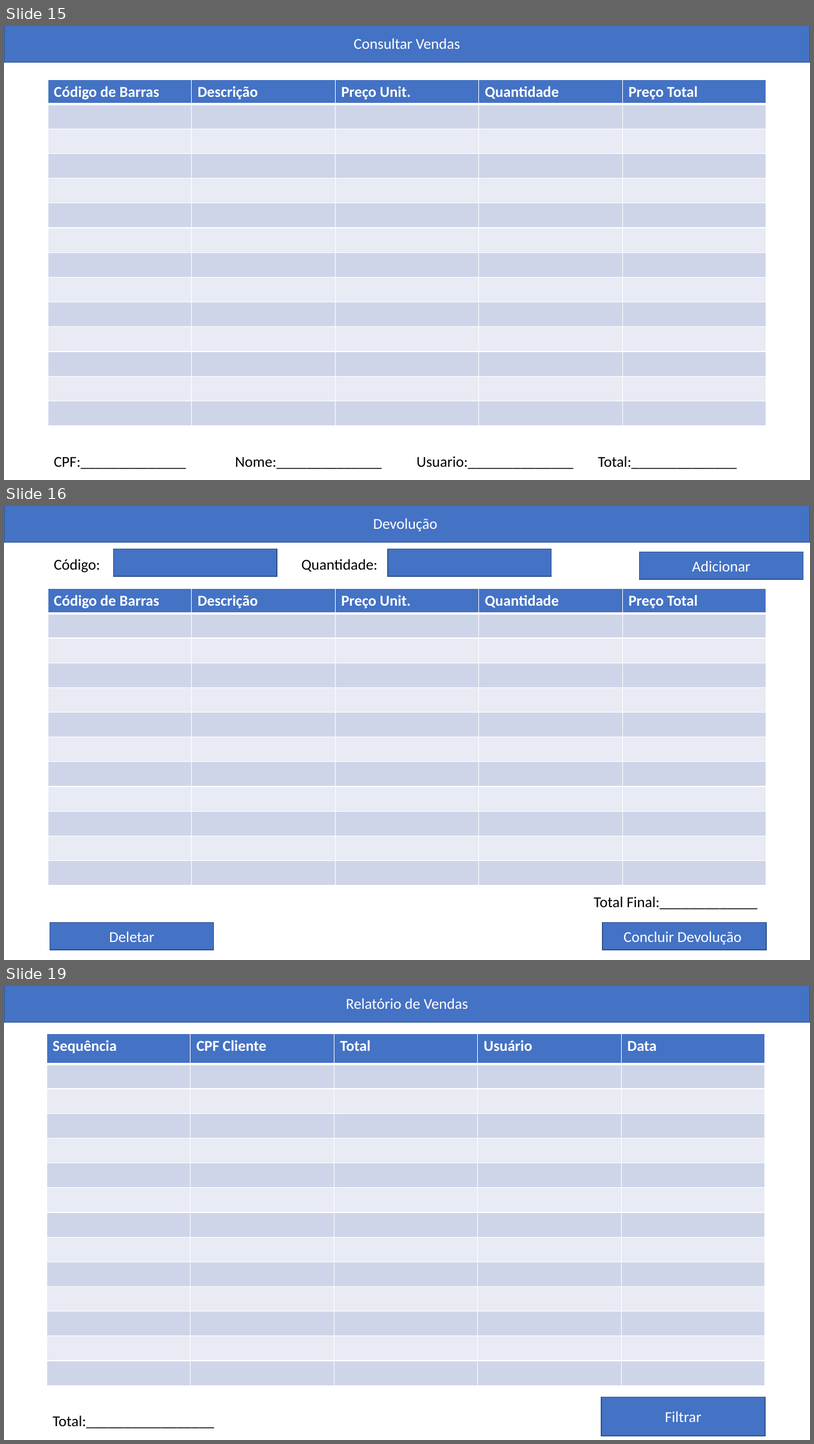
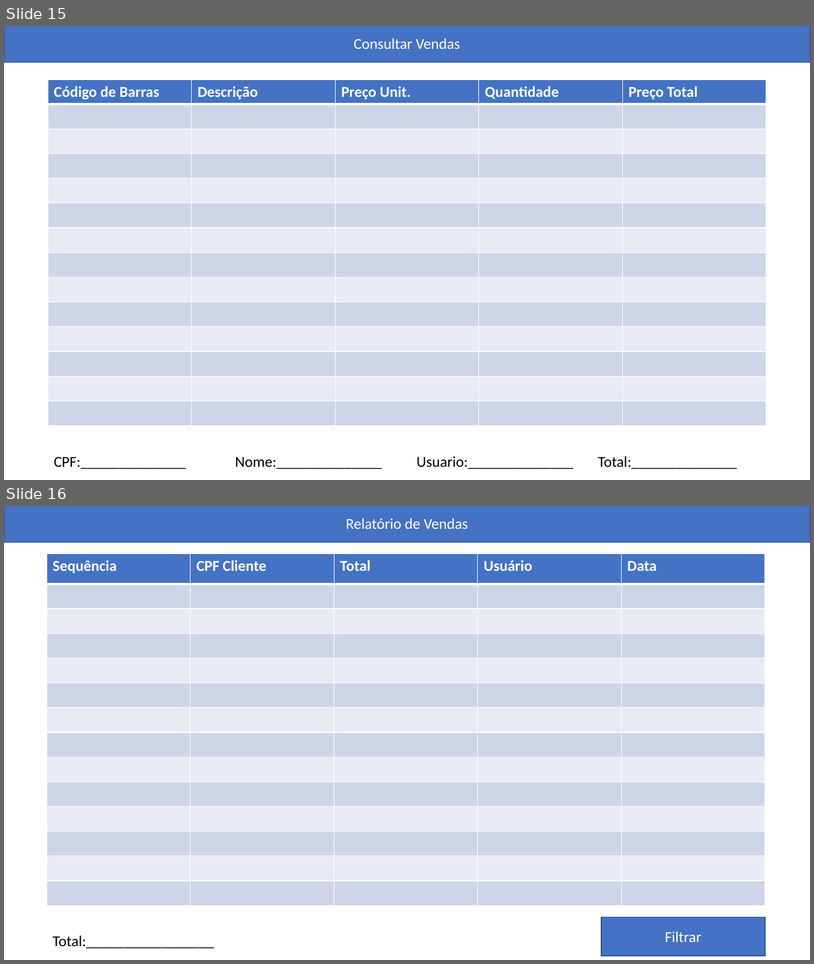
Before and after one commit to Erhoz/restApi, a slide deck: Telas Trabalhos PWEB.pptx. Shown one above the other, each under a label of ours: slides 15, 16 and 19 before the commit, slides 15 and 16 after it; the slides between them are not shown. The pictures are 814x1444 and 814x964 pixels, drawn with LibreOffice and Linux fonts; fonts in the diff are those of the drawing. Boxes give left, top, right and bottom in pixels: in the first picture for what was removed or moved away, otherwise in the second. Text is boxed around its words. In the diff, an @@ line names an element or a change of style, - is before the commit and + after.

```diff
--- a/Telas Trabalhos PWEB.pptx
+++ b/Telas Trabalhos PWEB.pptx
@@ slide 16 removed at [4,506,810,960], background #FFFFFF @@
@@ rectangle removed at [4,506,810,542] @@
-Devolução
@@ text removed at [54,559,100,573] @@
-Código:
@@ rectangle removed at [113,549,278,576] @@
@@ text removed at [302,559,378,572] @@
-Quantidade:
@@ rectangle removed at [388,549,552,576] @@
@@ rectangle removed at [640,552,804,579] @@
-Adicionar
@@ table removed at [48,589,768,885], 12 rows, 5 columns @@
-Código de Barras | Descrição | Preço Unit. | Quantidade | Preço Total
- |  |  |  | 
- |  |  |  | 
- |  |  |  | 
- |  |  |  | 
- |  |  |  | 
- |  |  |  | 
- |  |  |  | 
- |  |  |  | 
- |  |  |  | 
- |  |  |  | 
- |  |  |  | 
@@ text removed at [594,896,758,909] @@
-Total Final:_____________
@@ rectangle removed at [50,922,214,949] @@
-Deletar
@@ rectangle removed at [603,922,767,949] @@
-Concluir Devolução
@@ what was slide 19 is now slide 16 @@
```
Also in this commit, not shown: 3 slides changed, 3 other slides removed.
